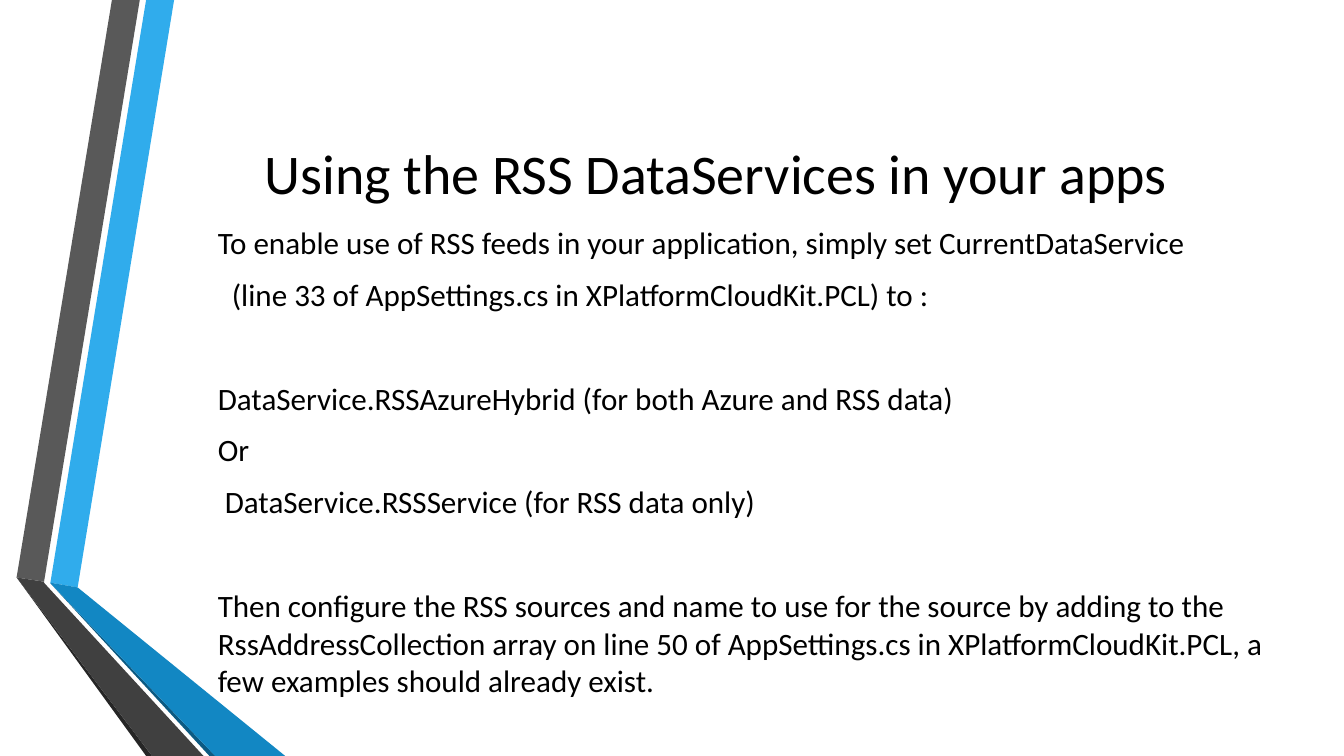
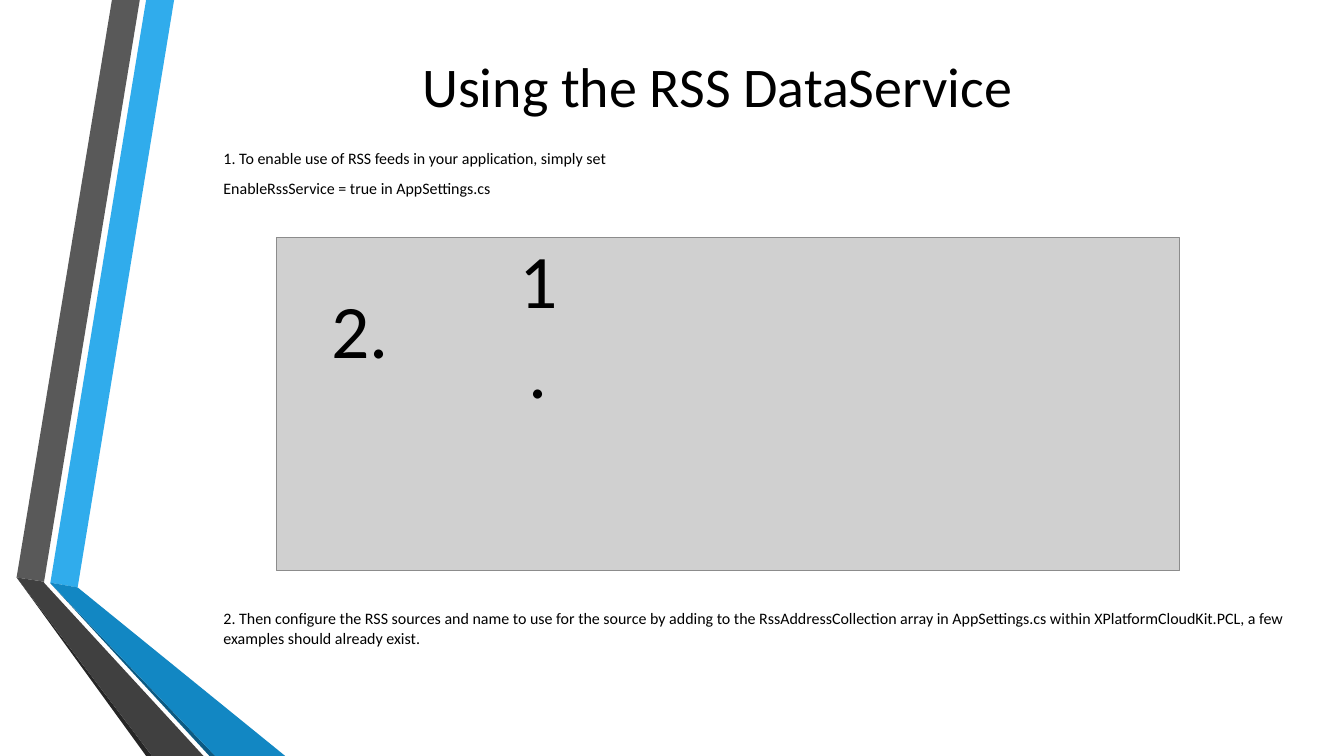
Before and after one commit to toolboc/XPlatformCloudKit, a slide deck: slide 12 of XPlatformCloudkit.pptx (slide 33 before the commit). Drawn at 1344x756 pixels with LibreOffice and Linux fonts; fonts in the diff are those of the drawing; grey boxes stand for pictures; background and template pictures are left out. Boxes give left, top, right and bottom in pixels: in the first picture for what was removed or moved away, otherwise in the second. Text is boxed around its words. In the diff, an @@ line names an element or a change of style, - is before the commit and + after.

Commit message:
Update Slides

```diff
--- a/XPlatformCloudkit.pptx
+++ b/XPlatformCloudkit.pptx
@@ title at (x1=422, y1=68, x2=1011, y2=117): text changed @@
-Using the RSS DataServices in your apps
+Using the RSS DataService
@@ text at (x1=223, y1=153, x2=1283, y2=647): text changed; size 22.2 to 11.4 pt @@
-To enable use of RSS feeds in your application, simply set CurrentDataService
-(line 33 of AppSettings.cs in XPlatformCloudKit.PCL) to :
-DataService.RSSAzureHybrid (for both Azure and RSS data)
-Or
-DataService.RSSService (for RSS data only)
-Then configure the RSS sources and name to use for the source by adding to the RssAddressCollection array on line 50 of AppSettings.cs in XPlatformCloudKit.PCL, a few examples should already exist.
+1. To enable use of RSS feeds in your application, simply set
+EnableRssService = true in AppSettings.cs
+2. Then configure the RSS sources and name to use for the source by adding to the RssAddressCollection array in AppSettings.cs within XPlatformCloudKit.PCL, a few examples should already exist.
@@ picture added at (x1=276, y1=237, x2=1180, y2=571) @@
@@ text added at (x1=519, y1=259, x2=557, y2=308), 54 pt, text #000000 @@
+1.
@@ text added at (x1=331, y1=309, x2=388, y2=359), 54 pt, text #000000 @@
+2.
```
Also in this commit, not shown: 10 other slides changed, 2 slides added.
